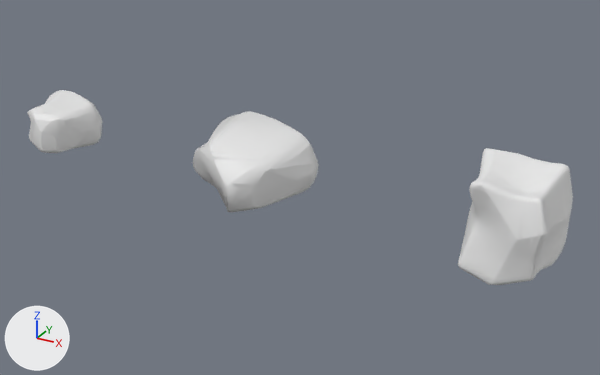
An edit to the Blender file Texturing_and_Shader.blend, drawn before and after from the same camera.
Both versions are drawn from a 50 mm lens placed at (2.16, -3.11, 1.48), pointed at (0.41, 0.05, -0.1). Every picture has the same lights, and +X, +Y and +Z are marked at lower left. The older version comes first.

The older version as bpy lines, for what is in view:
```python
me_cube_001 = bpy.data.meshes.new('Cube.001')
me_cube_001.from_pydata(...)  # 1864 vertices, 394 faces; spans x -0.9..1.0, y -0.97..0.94, z -0.7..0.63
me_cube_001.polygons.foreach_set('use_smooth', [True] * 394)
me_cube_001.materials.append(mat_texel_test_mat)  # its picture is missing
me_cube_002 = bpy.data.meshes.new('Cube.002')
me_cube_002.from_pydata(...)  # 3402 vertices, 1338 faces, 6 loose edges; spans x -0.99..1.0, y -0.95..1.0, z -1.2..1.11
me_cube_002.polygons.foreach_set('use_smooth', [True] * 1338)
me_cube_002.materials.append(mat_texel_test_mat)  # its picture is missing
me_cube_003 = bpy.data.meshes.new('Cube.003')
me_cube_003.from_pydata(...)  # 1108 vertices, 146 faces, 1 loose edge; spans x -1.4..1.6, y -1.51..1.38, z -0.94..0.78
me_cube_003.polygons.foreach_set('use_smooth', [True] * 146)
me_cube_003.materials.append(mat_rock_002_material)  # white #e7e7e7
ob_rock_001 = bpy.data.objects.new('Rock_001', me_cube_001)
ob_rock_001.location = (-1.038, 0.0, 0.0)
ob_rock_001.scale = (0.205, 0.205, 0.205)
ob_rock_002 = bpy.data.objects.new('Rock_002', me_cube_003)
ob_rock_002.location = (0.141, 0.0, 0.0)
ob_rock_002.scale = (0.205, 0.205, 0.205)
ob_rock_003 = bpy.data.objects.new('Rock_003', me_cube_002)
ob_rock_003.location = (1.43, 0.0, 0.0)
ob_rock_003.scale = (0.205, 0.205, 0.205)
```
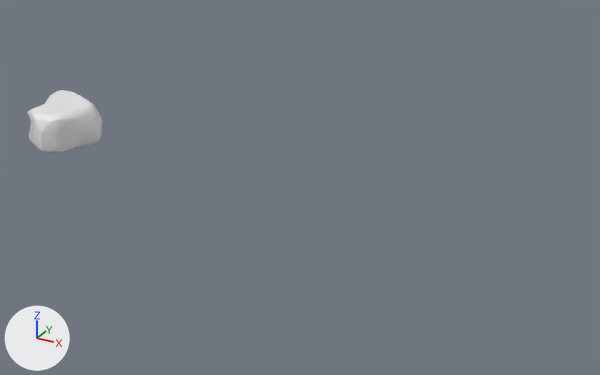
The newer file is also turned or shifted as a whole; pictures and numbers use the older file's frame.

Pixel boxes [x1, y1, x2, y2] of what changed, in the pictures (600 x 375 px):
'Rock_003', deleted: before [458, 148, 573, 285]
'Rock_002', deleted: before [193, 111, 319, 212]

What changed in the scene script:
```text
Remove ob_rock_003:
    ob_rock_003 = bpy.data.objects.new('Rock_003', me_cube_002)
    ob_rock_003.location = (1.43, 0.0, 0.0)
    ob_rock_003.scale = (0.205, 0.205, 0.205)
Remove ob_rock_002:
    ob_rock_002 = bpy.data.objects.new('Rock_002', me_cube_003)
    ob_rock_002.location = (0.141, 0.0, 0.0)
    ob_rock_002.scale = (0.205, 0.205, 0.205)
```
